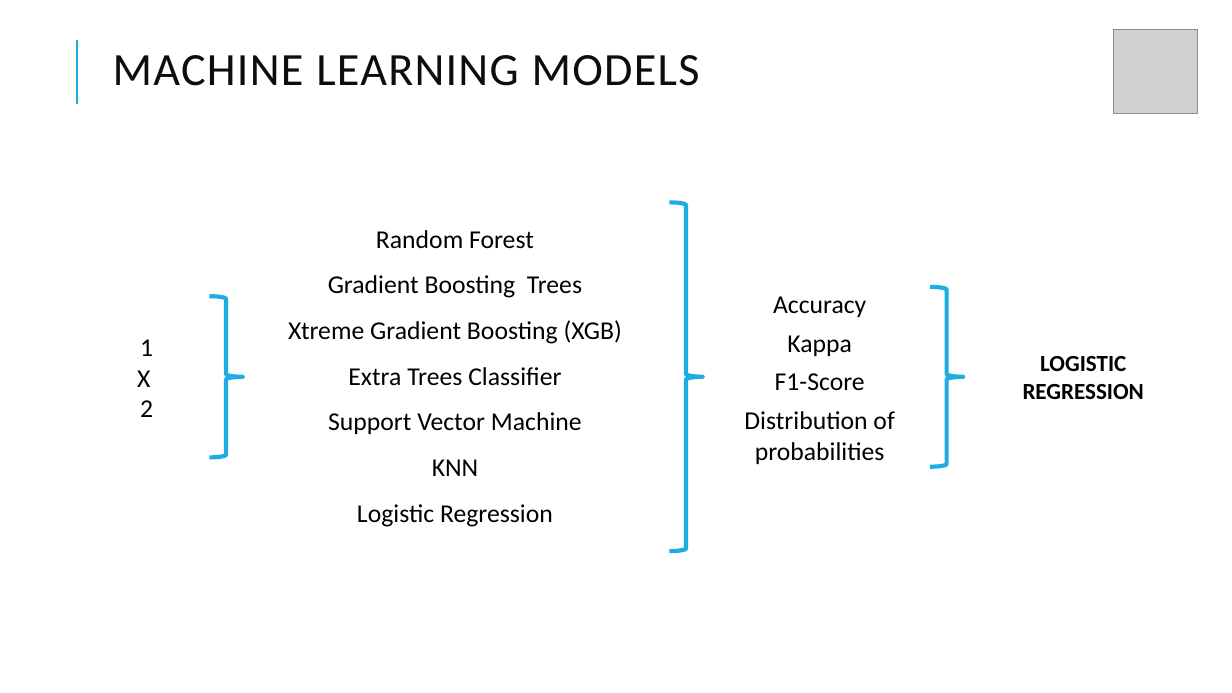
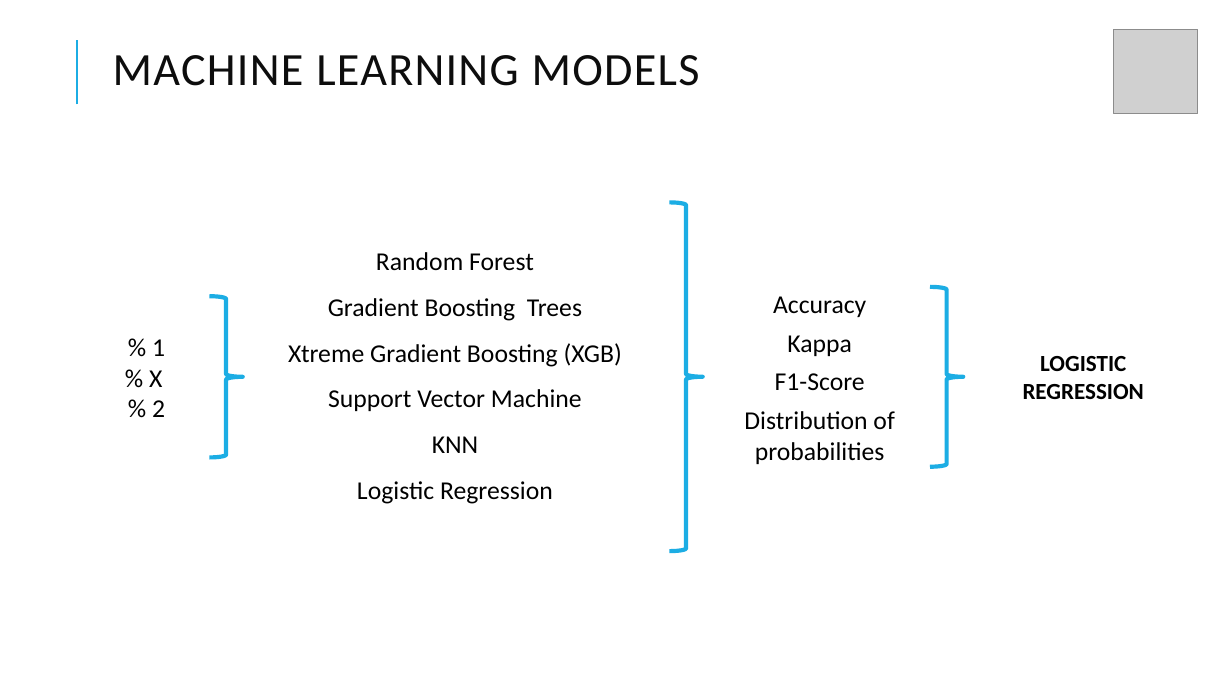
Before and after one commit to alberthr/UBIQUM_1X2_Python, a slide deck: slide 14 of PRESENTACION ALBERT.pptx (slide 13 before the commit). Drawn at 1232x693 pixels with LibreOffice and Linux fonts; fonts in the diff are those of the drawing; grey boxes stand for pictures. Boxes give left, top, right and bottom in pixels: in the first picture for what was removed or moved away, otherwise in the second. Text is boxed around its words. In the diff, an @@ line names an element or a change of style, - is before the commit and + after.

```diff
--- a/PRESENTACION ALBERT.pptx
+++ b/PRESENTACION ALBERT.pptx
@@ text at (149,339,165,417): text changed @@
-1
-X
-2
+% 1
+% X
+% 2
@@ text at (348,367,561,386): paragraph removed @@
-  Extra Trees Classifier
```
Also in this commit, not shown: 6 other slides changed, 2 slides added, 1 slide removed, 4 other files.
